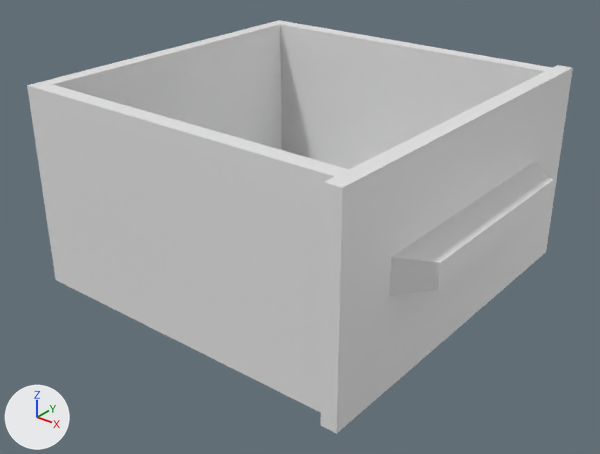
The FBX model Assets/Enviro Static Meshes/Meshes/SM_OfficeCabbinet_Shelf.fbx, before and after one commit.
Both versions are drawn from a camera (50 mm lens) standing at (0.326, 0.313, 0.788) and looking at (-0.094, 0.838, 0.463). The axes (+X, +Y, +Z) are drawn at lower left. The lights are the same throughout. Where no turn or scale is listed for an object, it has been applied to the vertices.

Objects in the first picture: 'SM_OfficeCabbinet_Shelf'.
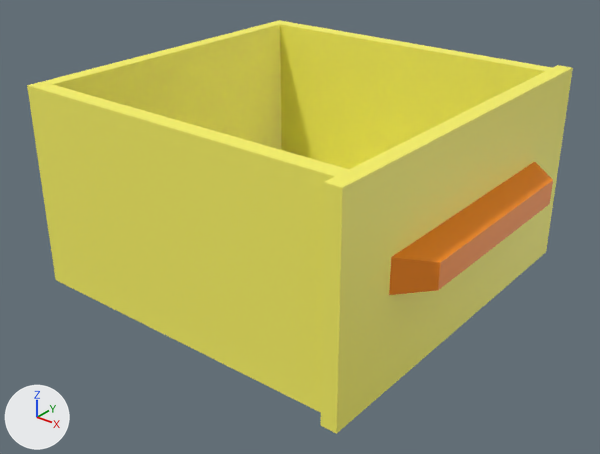
Where the change shows, as pixel boxes (x1, y1, x2, y2) in the pictures (600 x 454 px):
'SM_OfficeCabbinet_Shelf', surface changed (grey to yellow): (27, 20, 573, 434) in both

What the commit changed:
Picture 'Prop_Texture_Set01.png' (img_prop_texture_set01_png) is new.
In material 'MR_Props' (mat_mr_props), base_color is no longer (0.8, 0.8, 0.8), white #e7e7e7.
In material 'MR_Props' (mat_mr_props), texture is now set to img_prop_texture_set01_png.
